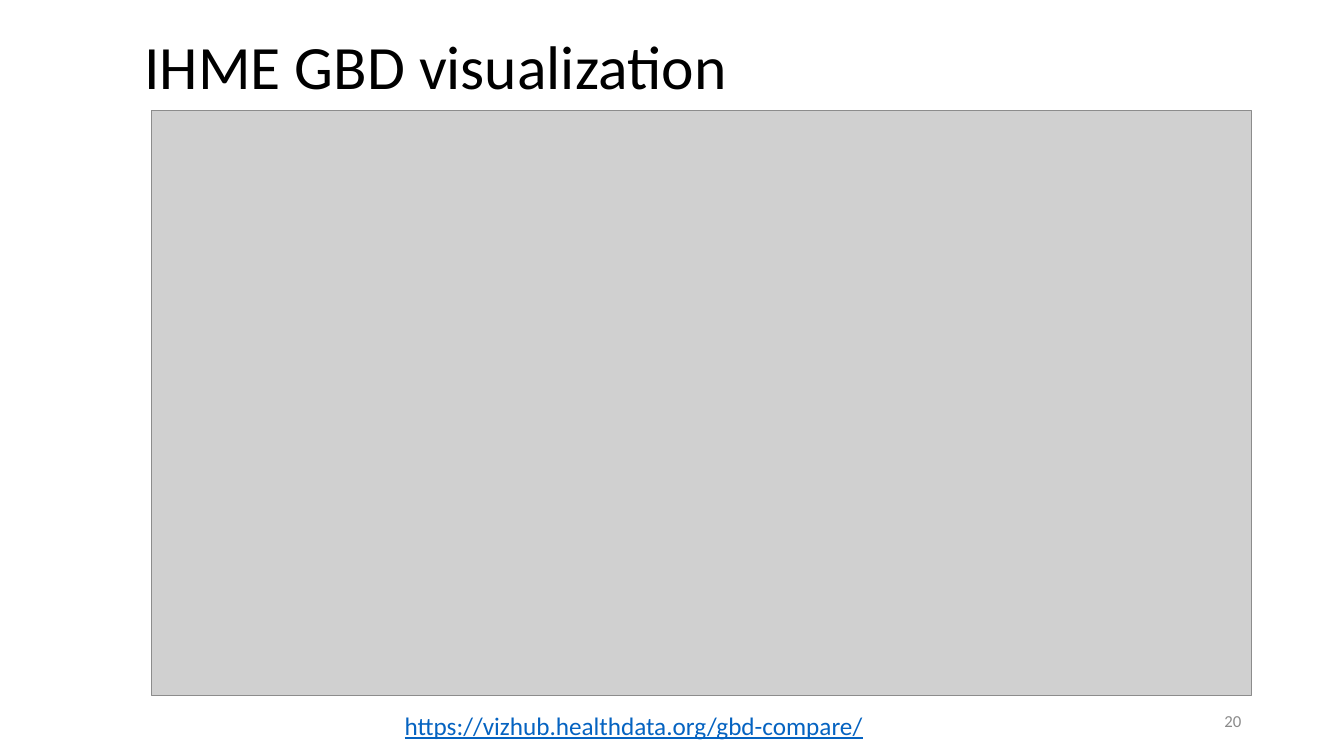
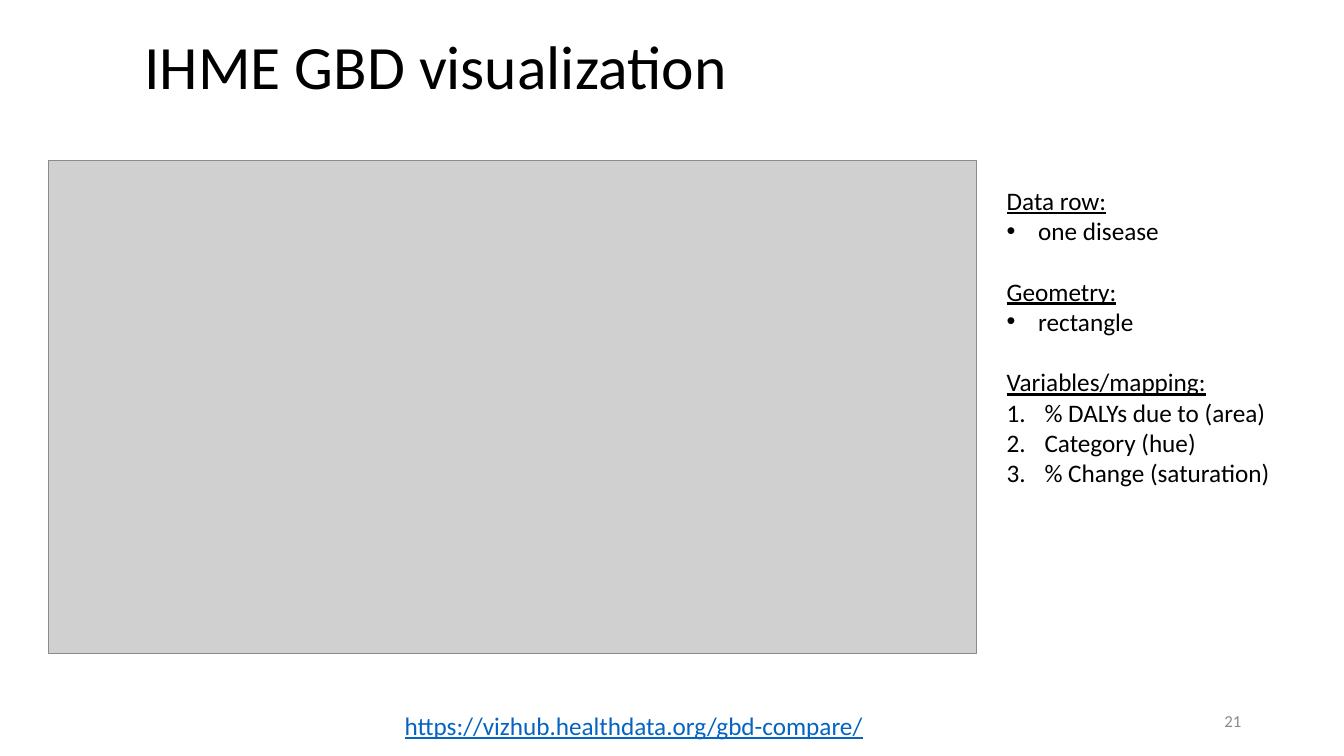
Before and after one commit to WSU-DataScience/SDSS19-dataviz-workshop, a slide deck: slide 21 of slides/Visualization theory and principles.pptx (slide 20 before the commit). Drawn at 1344x756 pixels with LibreOffice and Linux fonts; fonts in the diff are those of the drawing; grey boxes stand for pictures. Boxes give left, top, right and bottom in pixels: in the first picture for what was removed or moved away, otherwise in the second. Text is boxed around its words. In the diff, an @@ line names an element or a change of style, - is before the commit and + after.

```diff
--- a/slides/Visualization theory and principles.pptx
+++ b/slides/Visualization theory and principles.pptx
@@ picture: place and size @@
-picture at [151, 111, 1251, 696]
+picture at [48, 160, 977, 653]
@@ text added at [1007, 193, 1269, 487], 18 pt, text #000000 @@
+Data row:
+• one disease
+Geometry:
+• rectangle
+Variables/mapping:
+1. % DALYs due to (area)
+2. Category (hue)
+3. % Change (saturation)
@@ page number at [1224, 716, 1241, 727]: text changed @@
-20
+21
```
Also in this commit, not shown: 2 other slides changed, 1 slide added.
